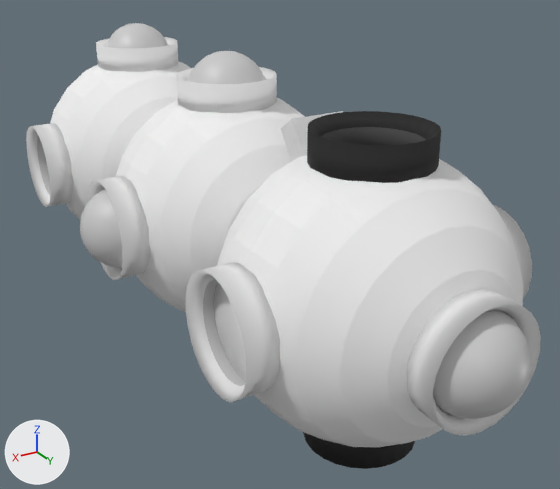
One commit to the COLLADA model verdeciel/art.scnassets/source.dae: the scene before it, then after it.
Camera for both pictures: a 50 mm camera at (14.7, 28.9, 12.0) aimed at (-1.3, 2.2, -1.4). The axes (+X, +Y, +Z) are drawn at lower left. The lights are the same throughout. Where no turn or scale is listed for an object, it has been applied to the vertices.

The first picture shows 'capsule.radar.mesh', 'capsule.radar.mesh.001', 'door.window.mesh', 'door.window.mesh.001', 'door.window.mesh.003', 'door.window.mesh.004', 'doorSeal2Mesh.001', 'doorSeal2Mesh.003', 'doorSeal2Mesh.005', 'doorSeal2Mesh.008', 'doorSeal2Mesh.009', 'doorSeal2Mesh.011', 'doorSeal2Mesh.1', 'mainMesh'.
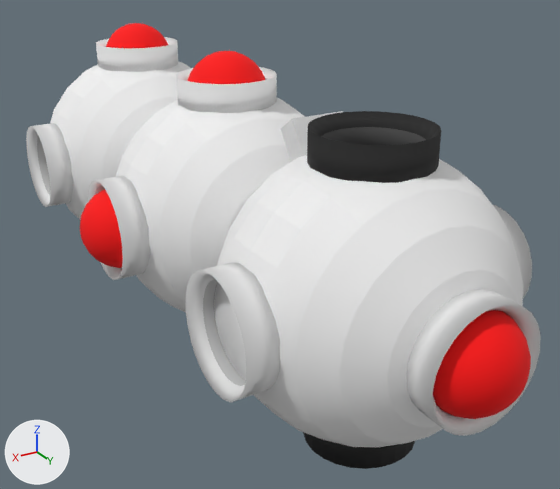
Changed parts and their boxes [x1, y1, x2, y2] in the pictures (560 x 489 px):
'door.window.mesh', recoloured (grey to red): [433, 310, 531, 419] in both
'door.window.mesh.004', recoloured (grey to red): [80, 189, 123, 268] in both
'door.window.mesh.003', recoloured (grey to red): [188, 51, 265, 84] in both
'door.window.mesh.001', recoloured (grey to red): [106, 23, 168, 48] in both

The change, as a list of edits to the scene's bpy script:
```text
Add mat_windows:
    mat_windows = principled_material('windows')
    mat_windows.base_color = (1.0, 0.0, 0.0)  # red #ff0000
    mat_windows.roughness = 0.9
Change me_door_window_mesh:
    where me_door_window_mesh.from_pydata(...)  # 145 vertices, 144 faces; spans x -1.71..1.71, y 0.0..1.71, z -1.71..1.71
    remove me_door_window_mesh.materials.append(mat_mat)  # light grey #cccccc
    add me_door_window_mesh.materials.append(mat_windows)  # red #ff0000
Change me_door_window_mesh_001:
    where me_door_window_mesh_001.from_pydata(...)  # 145 vertices, 144 faces; spans x -1.71..1.71, y -1.71..1.71, z 0.0..1.71
    remove me_door_window_mesh_001.materials.append(mat_mat)  # light grey #cccccc
    add me_door_window_mesh_001.materials.append(mat_windows)  # red #ff0000
Change me_door_window_mesh_003:
    where me_door_window_mesh_003.from_pydata(...)  # 145 vertices, 144 faces; spans x -1.71..1.71, y -1.71..1.71, z 0.0..1.71
    remove me_door_window_mesh_003.materials.append(mat_mat)  # light grey #cccccc
    add me_door_window_mesh_003.materials.append(mat_windows)  # red #ff0000
Change me_door_window_mesh_004:
    where me_door_window_mesh_004.from_pydata(...)  # 145 vertices, 144 faces; spans x 0.0..1.71, y -1.71..1.71, z -1.71..1.71
    remove me_door_window_mesh_004.materials.append(mat_mat)  # light grey #cccccc
    add me_door_window_mesh_004.materials.append(mat_windows)  # red #ff0000
```
